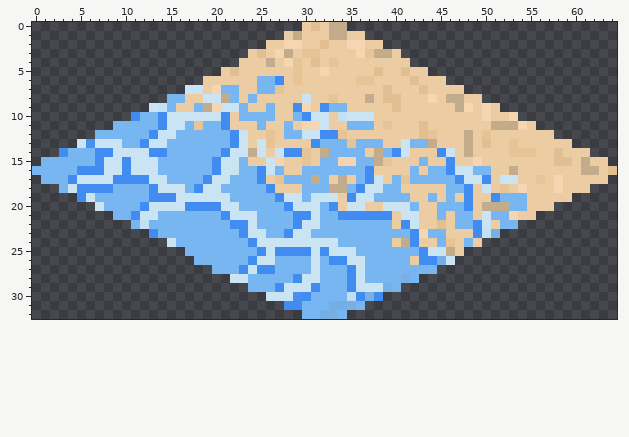
File history of a sprite sheet, source/core/assets/images/65x33_tiles/shorelineBottomLeft.png. Above is the file before it was changed.
The file is 65x33 pixels. Colours within 5 levels of each other are drawn and written as one.
The result:
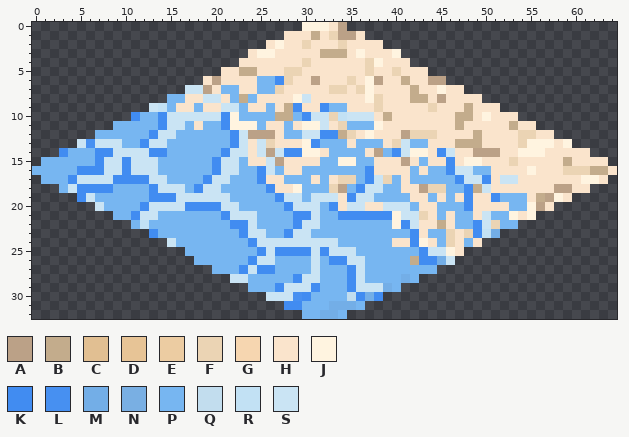
Palette (. is transparent): A #bba187  B #c3ac8c  C #e1bf92  D #e7c496  E #eccca2  F #ebd4b4  G #f6d6b0  H #fae4cc  J #fff4e0  K #418cf1  L #4790f1  M #73aee7  N #79afe3  P #77b6f1  Q #c2ddee  R #c2e1f4  S #cae4f4
Author's note on the commit: New version of the shorelines design added
Edits made:
Changed rows in their new state; - is an unchanged pixel.
first column x 16:
 0 --------------JJJHA------------------------------
 1 ------------HHHBHFAAH----------------------------
 2 ----------HJHHFHHHFHHHH--------------------------
 3 --------HJJHHHHHBBBHJHHHJ------------------------
 4 -------HHHHHHHFHHHHHHFJHHH-----------------------
 5 -----HHBBHHHFFHHHHHHHFHHFHHH---------------------
 6 ---HAHHHH---FHHAHHHFHJAHHBHHAA-------------------
 7 ---AH--HH--FHHHHHFFHFJHHHHBHHJHH-----------------
 8 -HH--H-B-HHHHJ-HHHHHHJFHHHBBHAHHHH---------------
 9 HH-HH---HH-HB-HH---HHHFHHHHHFHHHBHHH-------------
10 ------J----BB----F----HBHHHHHHHBBHJHHH-----------
11 --H---JJJ-HH-HJJ-HF---JHHHHHHHHBHHHHH-HH---------
12 --------AAAH------BFHJHHHAFFFHHHHBHHHHFFHH-------
13 --------H-FHHHJ----H---HF---HHHB-BHHHHFJJJHJ-----
14 --------H-A---JJH----HA---JJH--HHAAAHHJJJHHHHH---
15 --------HH-AHHHH--JJ--HHHAH-HH-HJJHHHFHHHHHBHHHH-
16 ------------HH--------HHHH-H-------HHHHJHHHFFF-BH
17 ----------HH---H-HFF---F-H---------H--HHHHHHHJJH-
18 -----------HHJ---FA------HHAFF---B-HHHHHHHAAHH---
19 ------------------H-------HH-H-H-HH----HBAJH-----
20 ------------------H--HH----HH----HHHH--JAH-------
21 ------------------------J--FH-H--H---JHJ---------
22 ------------------------J--HHBH----F-------------
23 ---------------------------H--FHF--M-------------
24 ------------------------HH-JH-FH-H---------------
25 ------------------------------JH-----------------
26 --------------------------B----------------------
28 -------------------------M-----------------------
29 -----------------------M-------------------------
30 ---------------------M---------------------------
31 -------------------M-----------------------------
32 -----------------M-------------------------------
Pixel boxes of the changes (left, top, right, bottom) in both pictures:
changed: (176, 22, 617, 319)
